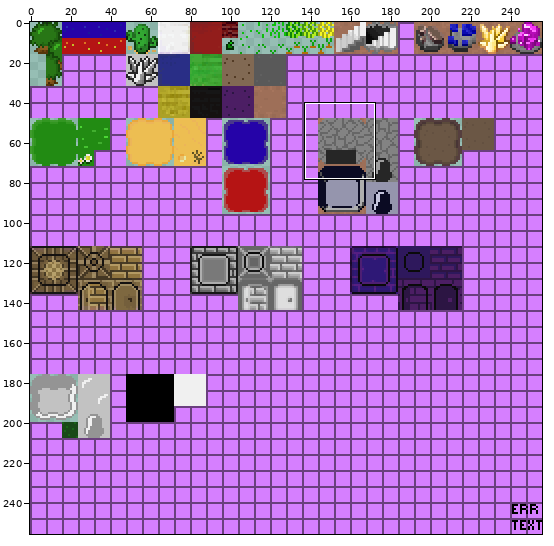
Two states of a sprite sheet, assets/tiles.png. Above, an overview of the earlier version with the close-up marked.
Close-up. Before the commit:
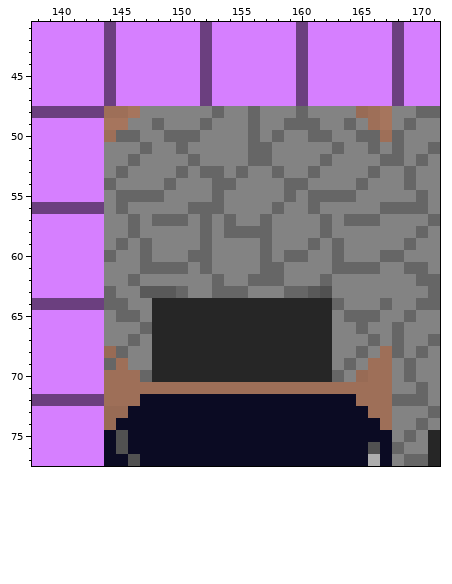
The file is 256x256 pixels. Colours within 5 levels of each other are drawn and written as one. Shown: x 138..171, y 41..77.
After:
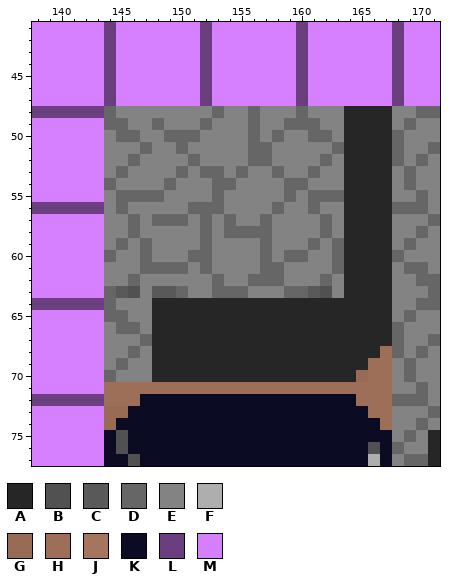
Palette (. is transparent): A #262626  B #515151  C #595959  D #666666  E #838383  F #aeaeae  G #986b55  H #9e6f58  J #a6755d  K #0b0b23  L #6b3f7f  M #d67fff
From old to new:
@@ x 138..171 @@
 47 MMMMMMLMMMMMMMLMMMMMMMLMMMMMMMLMMM
-48 LLLLLLHHJEEEEEEDEEDEEEDEEEEGHJEEDD
-49 MMMMMMJJEEDEEEDEEEDEEDDDEEDEHJEDEE
-50 MMMMMMHDDEEDDDEEEEDEDEEDDEEDDHDEEE
-51 MMMMMMEEEDEEDEEEEEDDEEEEEDEEDEDEED
-52 MMMMMMEEDEEEEDEEEEDDEEEEDEEEEDDEDE
-53 MMMMMMEDEEEEDEDDEDEEDEEDEEEEDEEDEE
-54 MMMMMMDEEEEDEEEDDEEEEDDEEEEDEEEDEE
-55 MMMMMMEDDDDEEEEDEEEEEDEDDDDEEEEEDE
-56 LLLLLLEDEEEEEDDDEEEEDEEDEEEEEDDDDE
-57 MMMMMMEEDEDDDEDEDEEDEEEEDEDDDEEEED
-58 MMMMMMEEDEEEEEDEDDDDEEEEDEEEEEEEDE
-59 MMMMMMEDEDEEEEDEEEEDEEEDEDEEEEEDEE
-60 MMMMMMDEEDEEEDDEEEEDEDDEEDEEEDDEEE
-61 MMMMMMEEEDDDDEDEEEEDDEEEEDDDDEEDDE
-62 MMMMMMEEDEEEEEEDEEDDDEEEDEEEEEEEDD
-63 MMMMMMDEECCCDEEDDDEEEDDCBEEEEEEEED
-64 LLLLLLDDEEAAAAAAAAAAAAAAADEEEDEEDD
-65 MMMMMMEDDEAAAAAAAAAAAAAAAEDDDEEDEE
-66 MMMMMMEEEDAAAAAAAAAAAAAAAEEDEEDEEE
-67 MMMMMMEEDEAAAAAAAAAAAAAAAEEEDEDEED
-68 MMMMMMGDEEAAAAAAAAAAAAAAAEEDEHDEDE
-69 MMMMMMDHEEAAAAAAAAAAAAAAAEDEHHEDEE
-70 MMMMMMHHHDAAAAAAAAAAAAAAADEGHHEDEE
+48 LLLLLLDEEEEEEEEDEEDEEEDEEEAAAAEEDD
+49 MMMMMMDDEEDEEEDEEEDEEDDDEEAAAAEDEE
+50 MMMMMMEDDEEDDDEEEEDEDEEDDEAAAADEEE
+51 MMMMMMEEEDEEDEEEEEDDEEEEEDAAAADEED
+52 MMMMMMEEDEEEEDEEEEDDEEEEDEAAAADEDE
+53 MMMMMMEDEEEEDEDDEDEEDEEDEEAAAAEDEE
+54 MMMMMMDEEEEDEEEDDEEEEDDEEEAAAAEDEE
+55 MMMMMMEDDDDEEEEDEEEEEDEDDDAAAAEEDE
+56 LLLLLLEDEEEEEDDDEEEEDEEDEEAAAADDDE
+57 MMMMMMEEDEDDDEDEDEEDEEEEDEAAAAEEED
+58 MMMMMMEEDEEEEEDEDDDDEEEEDEAAAAEEDE
+59 MMMMMMEDEDEEEEDEEEEDEEEDEDAAAAEDEE
+60 MMMMMMDEEDEEEDDEEEEDEDDEEDAAAADEEE
+61 MMMMMMEEEDDDDEDEEEEDDEEEEDAAAAEDDE
+62 MMMMMMEEDEEEEEEDEEDDDEEEDEAAAAEEDD
+63 MMMMMMDCBECCDEEDDDEEEDDCBEAAAAEEED
+64 LLLLLLDEEEAAAAAAAAAAAAAAAAAAAAEEDD
+65 MMMMMMDDEEAAAAAAAAAAAAAAAAAAAAEDEE
+66 MMMMMMEDDEAAAAAAAAAAAAAAAAAAAADEEE
+67 MMMMMMEEEDAAAAAAAAAAAAAAAAAAAADEED
+68 MMMMMMEEDEAAAAAAAAAAAAAAAAAAAHDEDE
+69 MMMMMMEDEEAAAAAAAAAAAAAAAAAAHHEDEE
+70 MMMMMMDEEEAAAAAAAAAAAAAAAAAGHHEDEE
 71 MMMMMMHHHHHHHHHHHHHHHHHHHHHHHHEEDE
Pixel boxes of the changes (left, top, right, bottom) in both close-ups:
changed: (104, 106, 140, 142)
changed: (332, 106, 392, 382)
changed: (104, 286, 152, 382)
